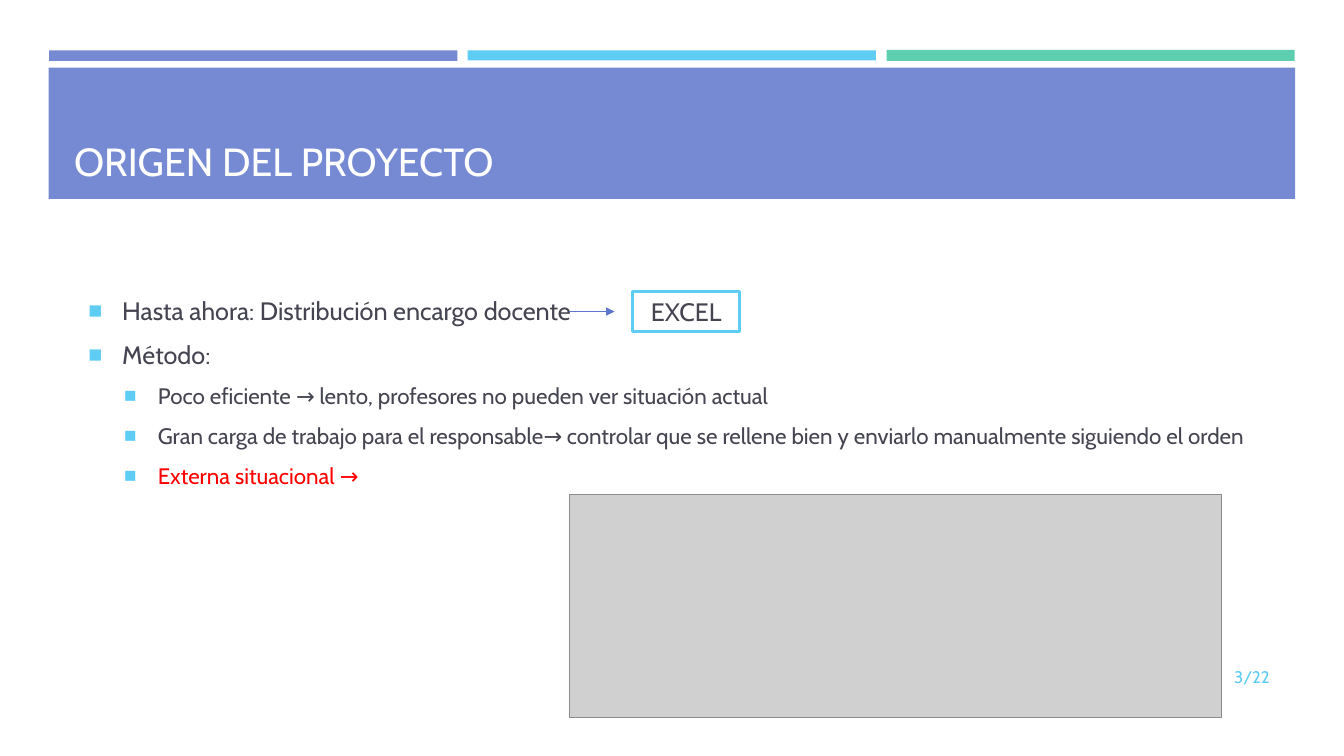
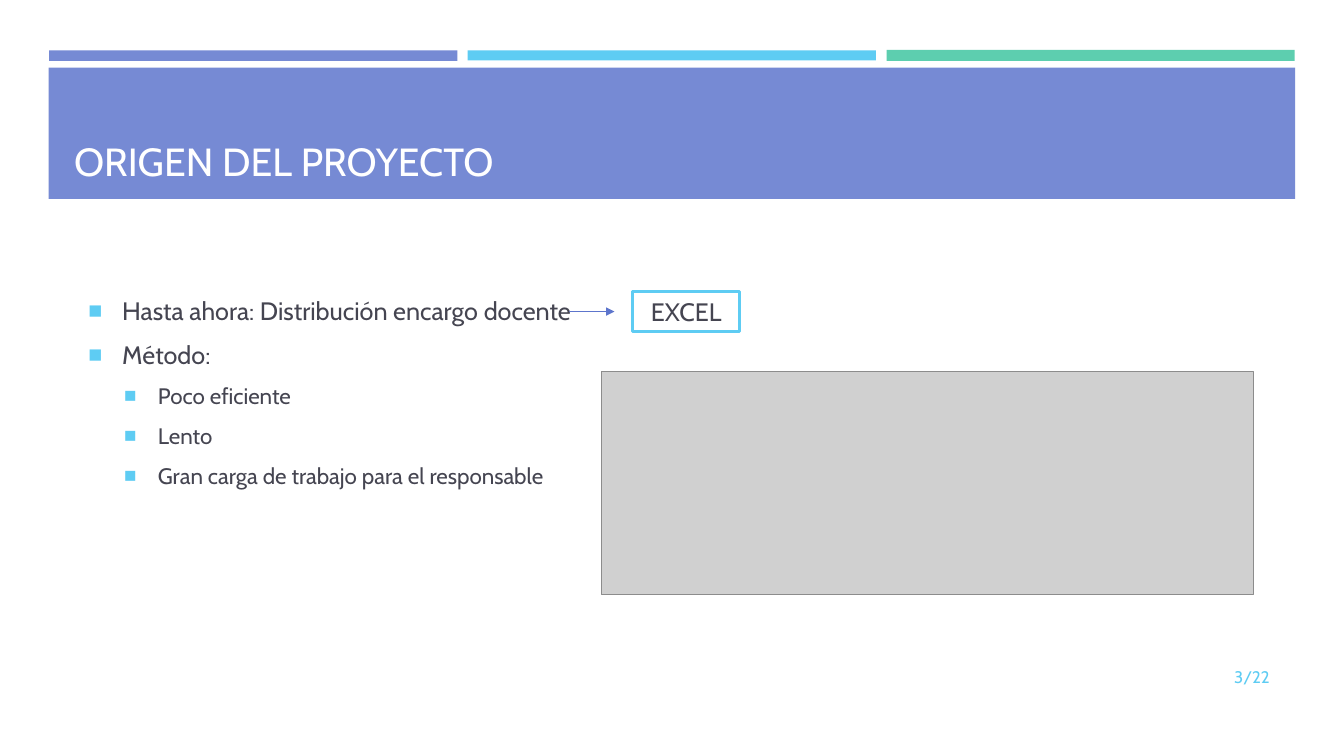
Before and after one commit to mdlunag/tfg, a slide deck: slide 3 of tfg_presentacio.pptx. Drawn at 1344x756 pixels with LibreOffice and Linux fonts; fonts in the diff are those of the drawing; grey boxes stand for pictures. Boxes give left, top, right and bottom in pixels: in the first picture for what was removed or moved away, otherwise in the second. Text is boxed around its words. In the diff, an @@ line names an element or a change of style, - is before the commit and + after.

```diff
--- a/tfg_presentacio.pptx
+++ b/tfg_presentacio.pptx
@@ text at box(158, 387, 544, 489): text changed @@
-  ■ Poco eficiente → lento, profesores no pueden ver situación actual
-  ■ Gran carga de trabajo para el responsable→ controlar que se rellene bien y enviarlo manualmente siguiendo el orden
-  ■ Externa situacional →
+  ■ Poco eficiente
+  ■ Lento
+  ■ Gran carga de trabajo para el responsable
@@ picture: place and size @@
-picture at box(570, 494, 1222, 717)
+picture at box(601, 372, 1253, 595)
```
Also in this commit, not shown: 9 other slides changed, 6 slides added, 4 slides removed.
